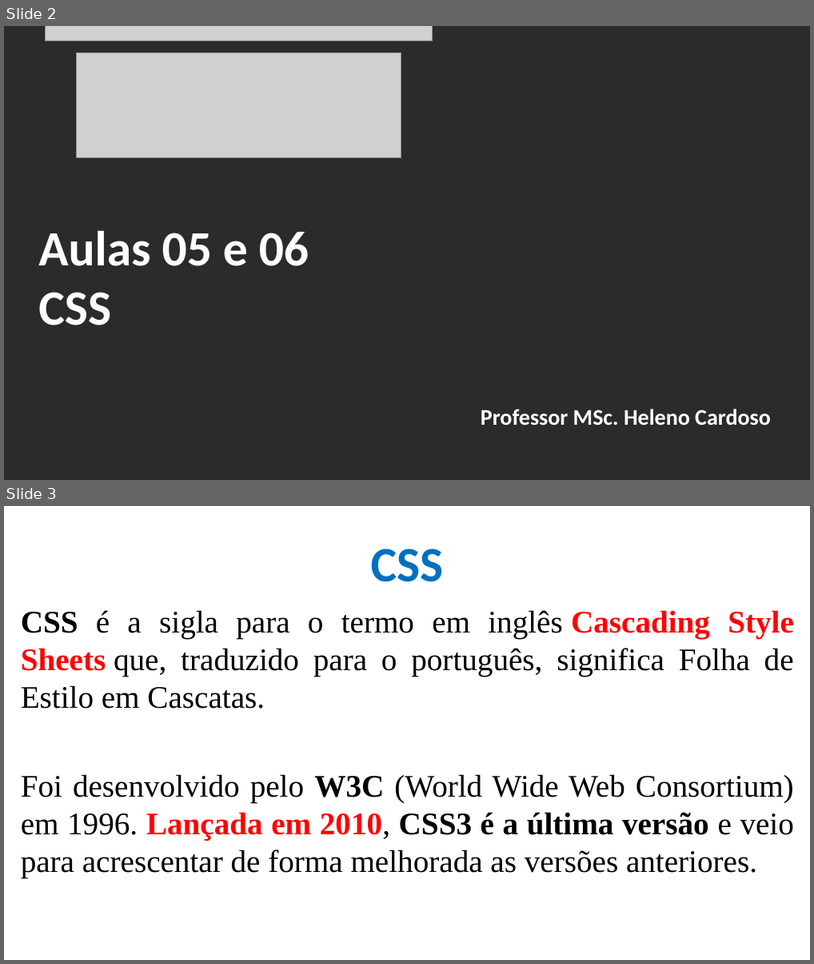
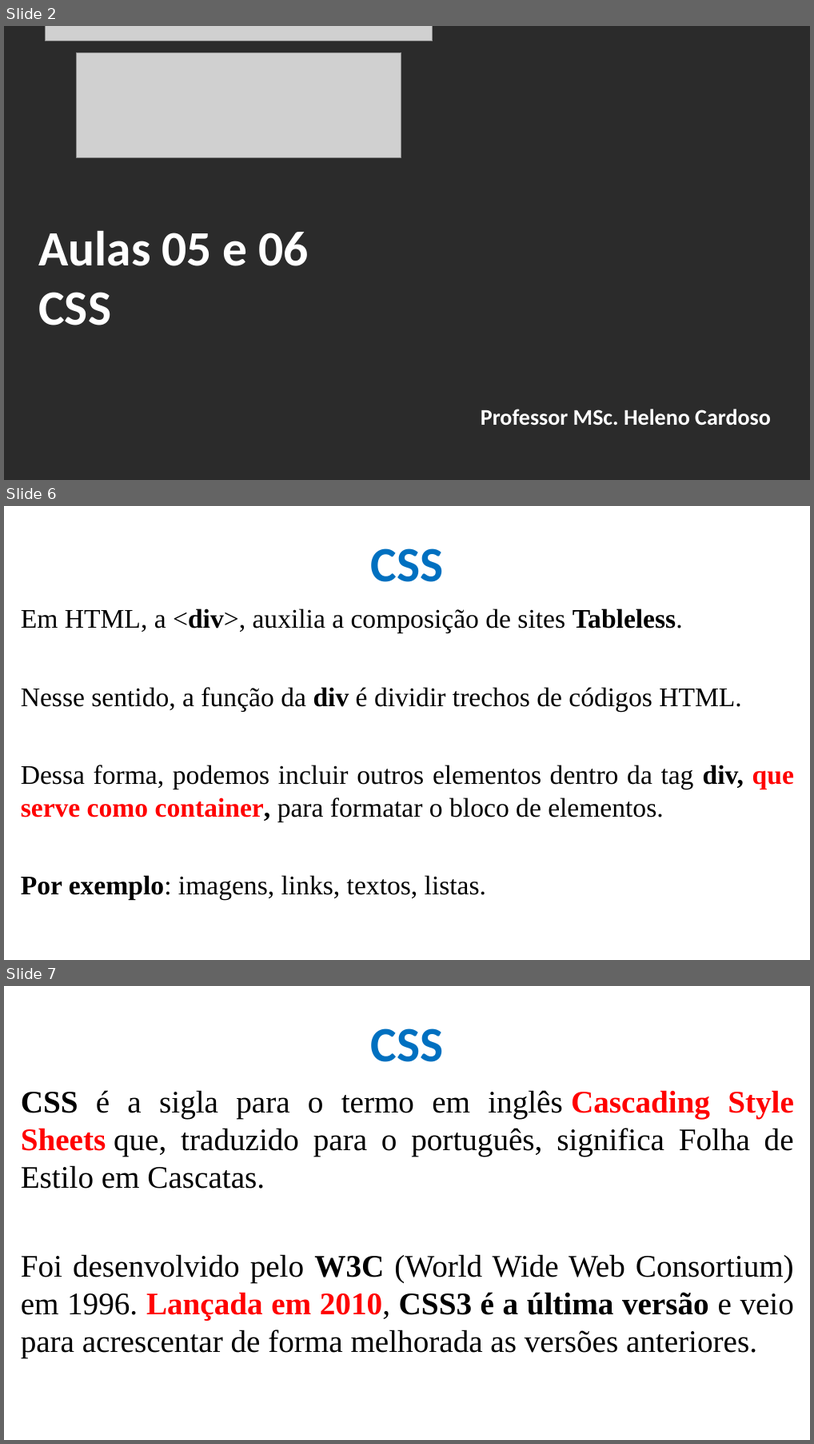
Before and after one commit to CloudEducationBrazil/WydenDesenvolvimentoWebPHP, a slide deck: 01 Classes/Aula 05 e 06 Desenvolvimento Web - CSS.pptx. Shown one above the other, each under a label of ours: slides 2 and 3 before the commit, slides 2, 6 and 7 after it; the slides between them are not shown. The pictures are 814x964 and 814x1444 pixels, drawn with LibreOffice and Linux fonts; fonts in the diff are those of the drawing; grey boxes stand for pictures; background and template pictures are left out; a plain dark background stands for a picture behind light text. Boxes give left, top, right and bottom in pixels: in the first picture for what was removed or moved away, otherwise in the second. Text is boxed around its words. In the diff, an @@ line names an element or a change of style, - is before the commit and + after.

```diff
--- a/01 Classes/Aula 05 e 06 Desenvolvimento Web - CSS.pptx
+++ b/01 Classes/Aula 05 e 06 Desenvolvimento Web - CSS.pptx
@@ slide 6 added at (4,506,810,960), background picture (left out) @@
@@ title added at (371,548,444,582), 44 pt, text #0070C0, bold @@
+CSS
@@ text added at (21,608,794,900), 24 pt, text #000000 @@
+Em HTML, a <div>, auxilia a composição de sites Tableless.
+Nesse sentido, a função da div é dividir trechos de códigos HTML.
+Dessa forma, podemos incluir outros elementos dentro da tag div, que serve como container, para formatar o bloco de elementos.
+Por exemplo: imagens, links, textos, listas.
@@ what was slide 3 is now slide 7 @@
```
Also in this commit, not shown: 4 other slides added, 1 other file.
